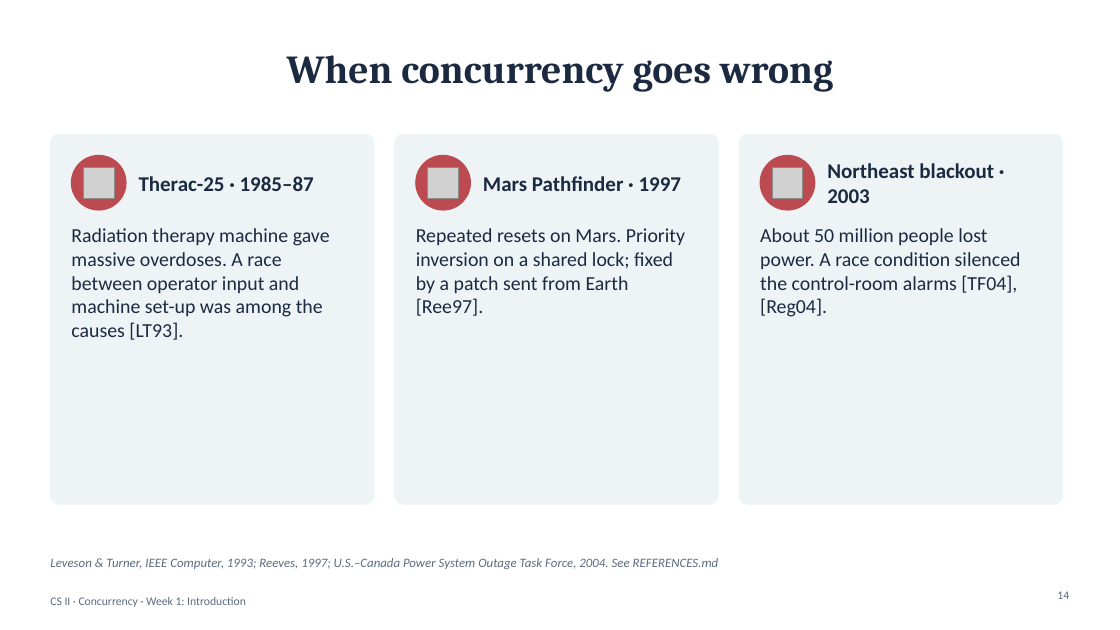
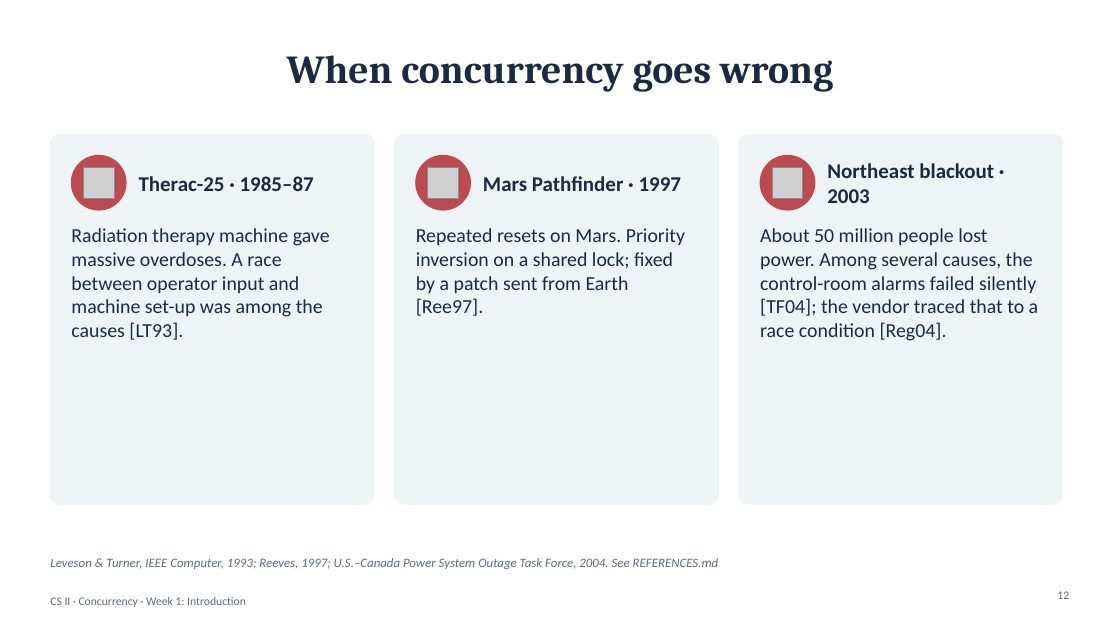
Before and after one commit to Beb200/okbu-progarming-nootbook, a slide deck: slide 12 of concurrency/course/week1-introduction/week1-slides.pptx (slide 14 before the commit). Drawn at 1120x630 pixels with LibreOffice and Linux fonts; fonts in the diff are those of the drawing; grey boxes stand for pictures. Boxes give left, top, right and bottom in pixels: in the first picture for what was removed or moved away, otherwise in the second. Text is boxed around its words. In the diff, an @@ line names an element or a change of style, - is before the commit and + after.

Commit message:
Update concurrency materials: Weeks 1 and 2 (100-minute in-class version)
Week 1 revised and Week 2 added under concurrency/course/: talk slides,
tutorial handouts, in-class exercises (Maven starter projects), optional
challenge projects, and the Week 2 demos. FSP/LTSA removed in favour of
hand-drawn state diagrams.

```diff
--- a/concurrency/course/week1-introduction/week1-slides.pptx
+++ b/concurrency/course/week1-introduction/week1-slides.pptx
@@ text at bbox=[760, 228, 1039, 341]: text changed @@
-About 50 million people lost power. A race condition silenced the control-room alarms [TF04], [Reg04].
+About 50 million people lost power. Among several causes, the control-room alarms failed silently [TF04]; the vendor traced that to a race condition [Reg04].
@@ page number at bbox=[1057, 591, 1069, 599]: text changed @@
-14
+12
```
Also in this commit, not shown: 3 other slides changed, 2 slides added, 12 slides removed, 32 other files.
